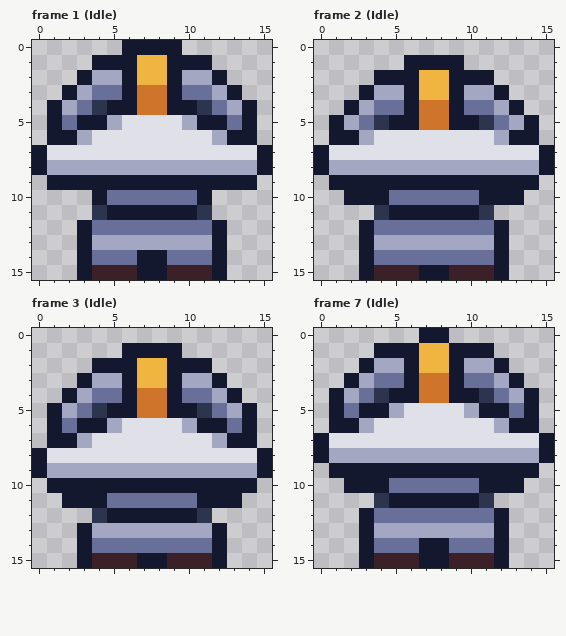
A pixel-art file gets an edit: Aseprite Documents/Player Fixed.aseprite. Above is the file before it was changed.
16x16 pixels, 12 frames. Shown: frame 1 (Idle), frame 2 (Idle), frame 3 (Idle), frame 7 (Idle). The commit also changed other frames, which this record leaves out.
Now the later version:
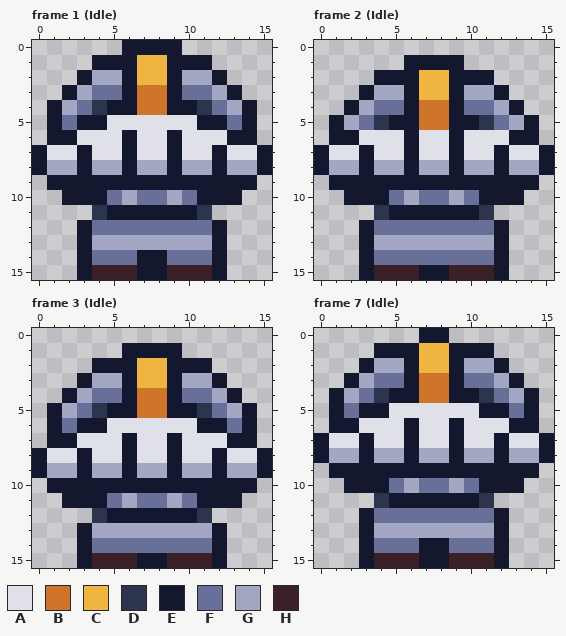
Palette (. is transparent): A #dfe0e8  B #cf752b  C #f0b541  D #2c354d  E #14182e  F #686f99  G #a3a7c2  H #3b2027
Changes in this commit:
layer "Front" now shown
layer "Back" now hidden
Frame 1 (Idle):
y 5: x 5 G -> A; x 10 G -> A
y 6: x 3 G -> A; x 6 A -> E; x 9 A -> E; x 12 G -> A
y 7: x 3 A -> E; x 6 A -> E; x 9 A -> E; x 12 A -> E
y 8: x 3 G -> E; x 6 G -> E; x 9 G -> E; x 12 G -> E
y 10: x 2..3 .. -> EE; x 6 F -> G; x 9 F -> G; x 12..13 .. -> EE
Frame 2 (Idle):
y 6: x 3 G -> A; x 6 A -> E; x 9 A -> E; x 12 G -> A
y 7: x 3 A -> E; x 6 A -> E; x 9 A -> E; x 12 A -> E
y 8: x 3 G -> E; x 6 G -> E; x 9 G -> E; x 12 G -> E
y 10: x 6 F -> G; x 9 F -> G
Frame 3 (Idle):
y 6: x 5 G -> A; x 10 G -> A
y 7: x 3 G -> A; x 6 A -> E; x 9 A -> E; x 12 G -> A
y 8: x 3 A -> E; x 6 A -> E; x 9 A -> E; x 12 A -> E
y 9: x 3 G -> E; x 6 G -> E; x 9 G -> E; x 12 G -> E
y 11: x 6 F -> G; x 9 F -> G
Frame 7 (Idle):
y 5: x 5 G -> A; x 10 G -> A
y 6: x 3 G -> A; x 6 A -> E; x 9 A -> E; x 12 G -> A
y 7: x 3 A -> E; x 6 A -> E; x 9 A -> E; x 12 A -> E
y 8: x 3 G -> E; x 6 G -> E; x 9 G -> E; x 12 G -> E
y 10: x 6 F -> G; x 9 F -> G
Where, in picture pixels (left, top, right, bottom), the same in both pictures:
changed: (62, 115, 242, 205)
changed: (359, 130, 509, 205)
changed: (77, 418, 227, 508)
changed: (359, 403, 509, 493)
